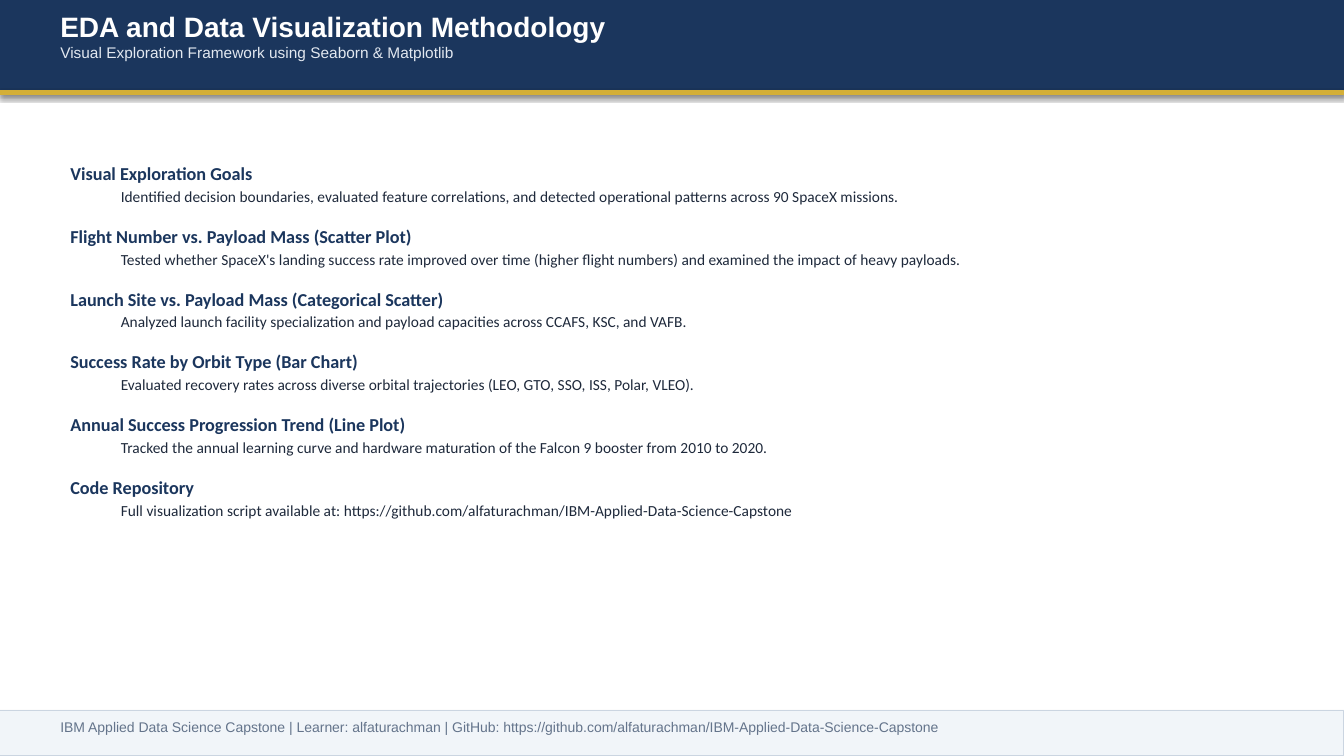
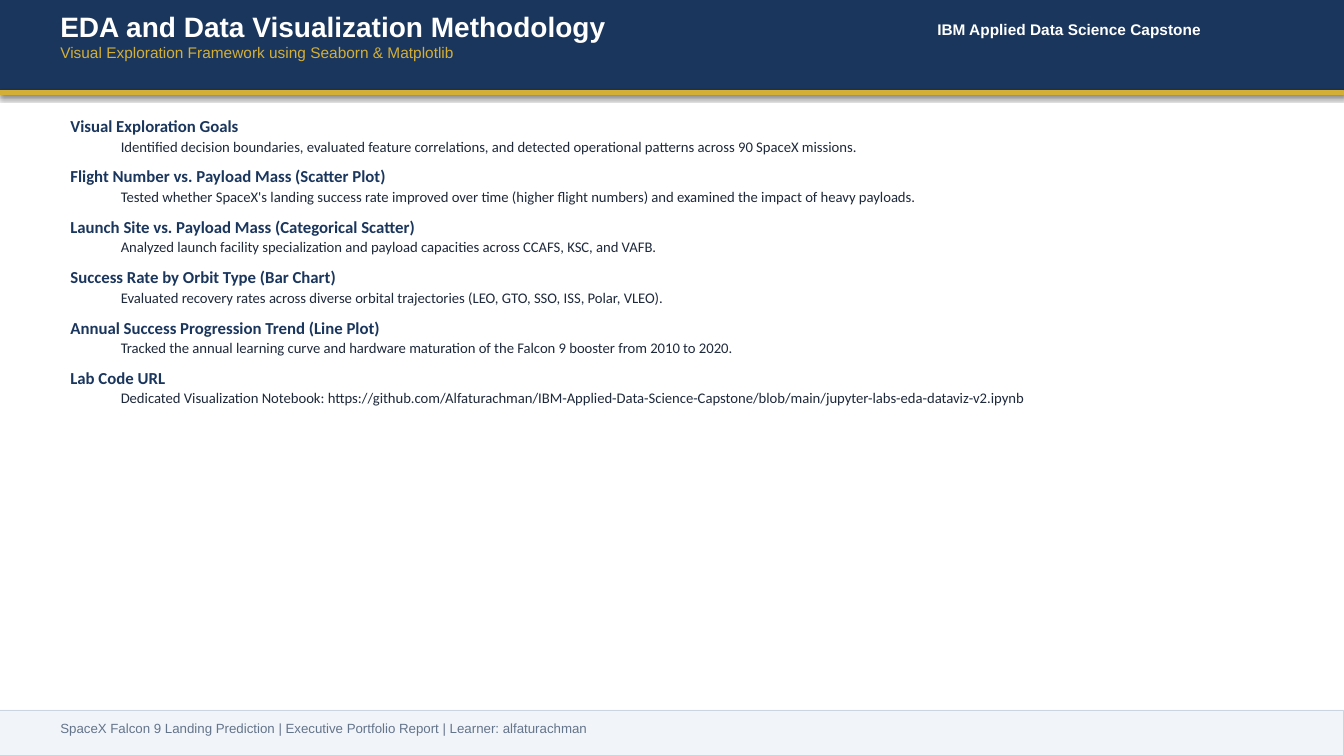
Before and after one commit to Alfaturachman/IBM-Applied-Data-Science-Capstone, a slide deck: slide 7 of Data Science Capstone Project Report.pptx. Drawn at 1344x756 pixels with LibreOffice and Linux fonts; fonts in the diff are those of the drawing. Boxes give left, top, right and bottom in pixels: in the first picture for what was removed or moved away, otherwise in the second. Text is boxed around its words. In the diff, an @@ line names an element or a change of style, - is before the commit and + after.

Commit message:
Add presentation_generator folder with automated PPTX and PDF generator scripts, charts, and documentation

```diff
--- a/Data Science Capstone Project Report.pptx
+++ b/Data Science Capstone Project Report.pptx
@@ text added at <box>937,23,1200,39</box>, 11 pt, text #FFFFFF, bold @@
+IBM Applied Data Science Capstone
@@ text at <box>60,47,453,61</box>: text colour #E2E8F0 to #D4AF37 in "Visual Exploration Framework using Seaborn & Matplotlib" @@
@@ text at <box>70,120,915,356</box>: size 13 to 12 pt in "Visual Exploration Goals", "Flight Number vs. Payload Mass (Scatter Plot)", "Launch Site vs. Payload Mass (Categorical Scatter)", "Success Rate by Orbit Type (Bar Chart)" and 1 more places; size 11 to 10.5 pt in "Identified decision boundaries, evaluated feature correlatio ...", "Tested whether SpaceX's landing success rate improved ...", "Analyzed launch facility specialization and payload capaciti ...", "Evaluated recovery rates across diverse orbital trajectories ..." and 1 more places; less space between paragraphs @@
@@ text at <box>70,372,1024,406</box>: text changed; size 11 to 10.5 pt @@
-Code Repository
-  Full visualization script available at: https://github.com/alfaturachman/IBM-Applied-Data-Science-Capstone
+Lab Code URL
+  Dedicated Visualization Notebook: https://github.com/Alfaturachman/IBM-Applied-Data-Science-Capstone/blob/main/jupyter-labs-eda-dataviz-v2.ipynb
@@ text removed at <box>60,722,938,735</box> @@
-IBM Applied Data Science Capstone | Learner: alfaturachman | GitHub: https://github.com/alfaturachman/IBM-Applied-Data-Science-Capstone
@@ text added at <box>60,723,587,736</box>, 9.5 pt, text #64748B @@
+SpaceX Falcon 9 Landing Prediction | Executive Portfolio Report | Learner: alfaturachman
```
Also in this commit, not shown: 12 other slides changed, 5 slides added, 4 slides removed, 14 other files.
